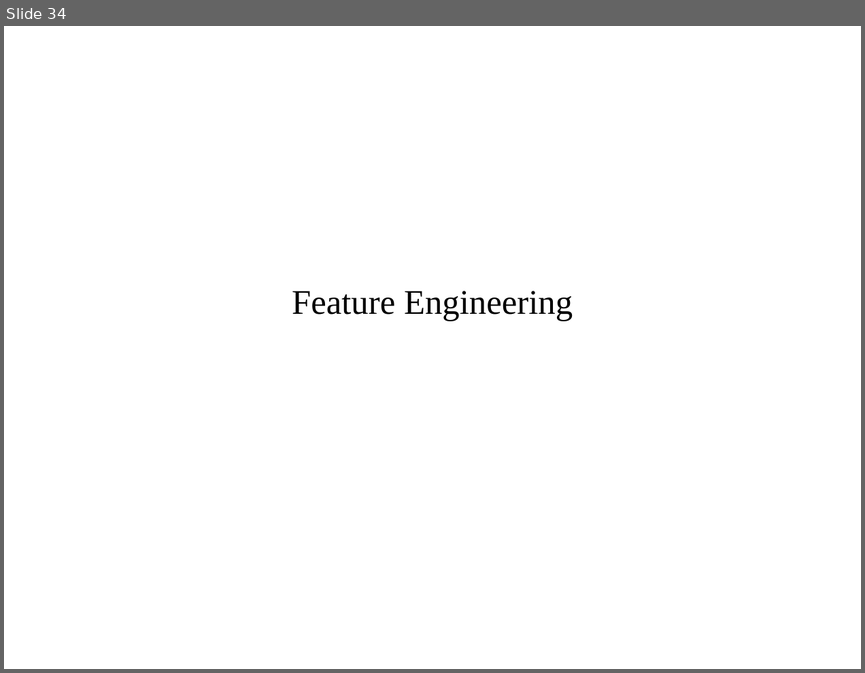
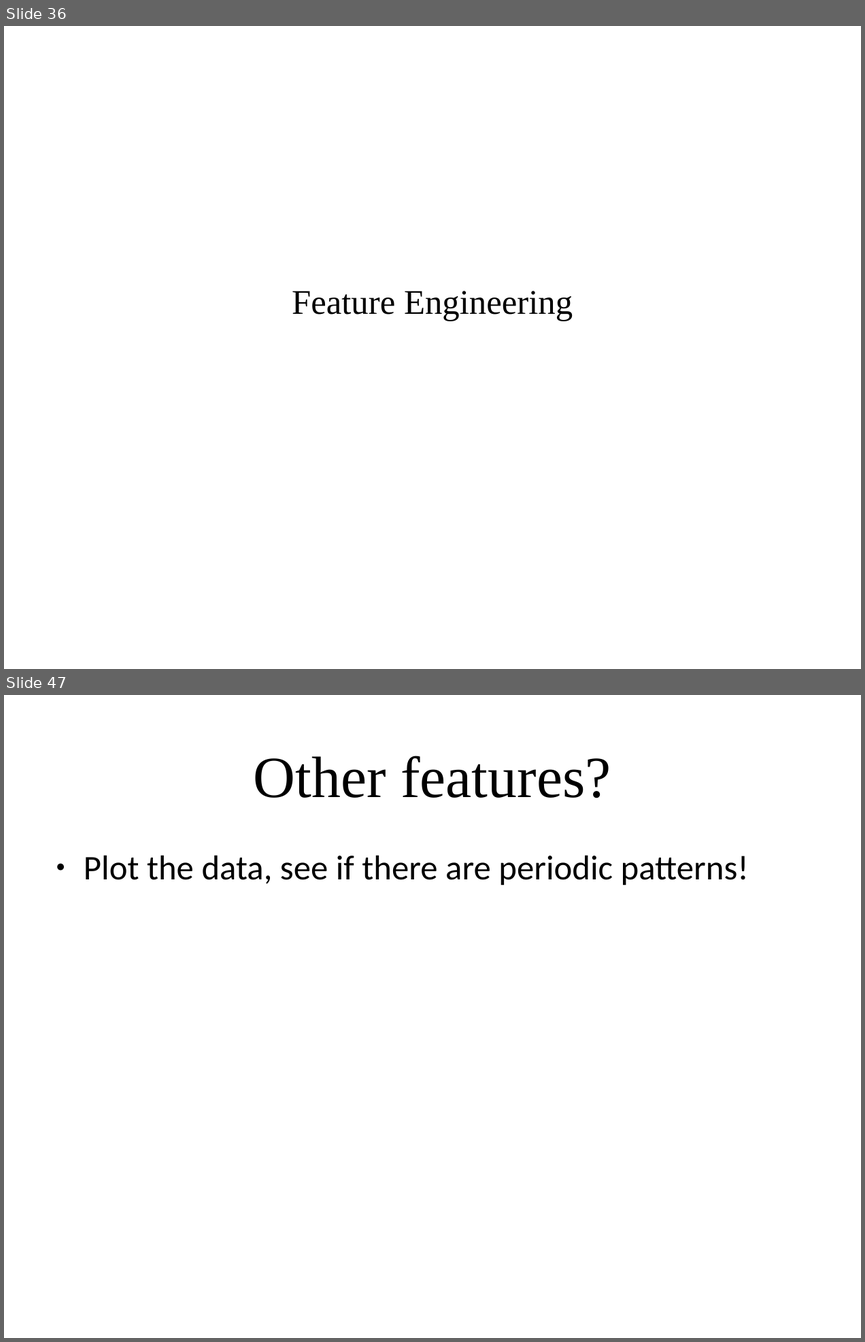
Before and after one commit to amueller/applied_ml_spring_2017, a slide deck: slides/aml-07-020817.odp. Shown one above the other, each under a label of ours: slide 34 before the commit, slides 36 and 47 after it; the slides between them are not shown. The pictures are 865x673 and 865x1342 pixels, drawn with LibreOffice and Linux fonts; fonts in the diff are those of the drawing. Boxes give left, top, right and bottom in pixels: in the first picture for what was removed or moved away, otherwise in the second. Text is boxed around its words. In the diff, an @@ line names an element or a change of style, - is before the commit and + after.

```diff
--- a/slides/aml-07-020817.odp
+++ b/slides/aml-07-020817.odp
@@ slide 47 added at [4, 695, 861, 1338], background #FFFFFF @@
@@ title added at [254, 756, 611, 798], 54 pt, text #000000 @@
+Other features?
@@ text added at [84, 855, 749, 885], 32 pt, text #000000 @@
+● Plot the data, see if there are periodic patterns!
@@ what was slide 34 is now slide 36 @@
```
Also in this commit, not shown: 4 slides changed, 11 other slides added, 3 slides removed, 2 other files.
